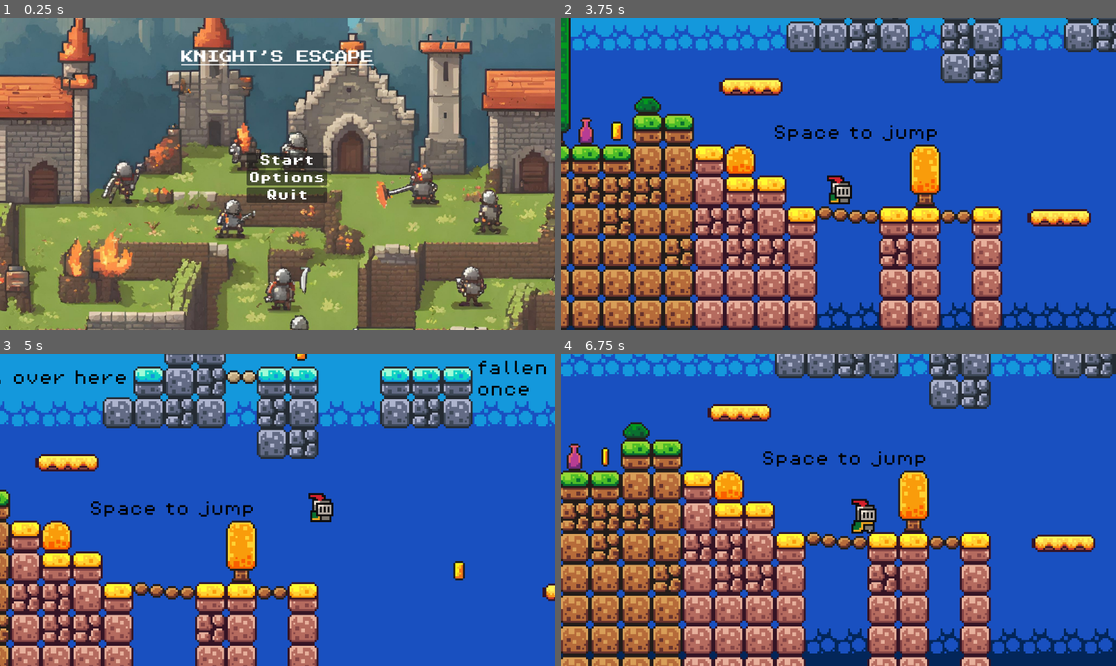
Above: before the commit, frames 1-4 (two rows, left to right).
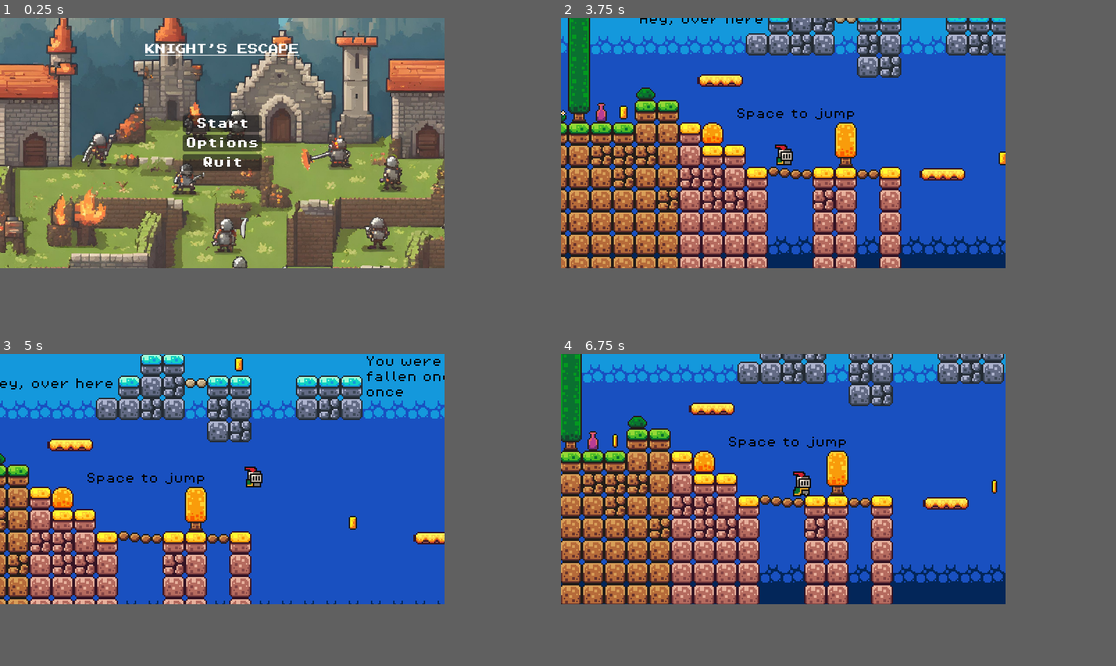
Above: after the commit, the same moments.

Repository: AriathGonzalez/Knight-Game
Game: Godot game, scene res://scenes/main_menu.tscn
Two runs of this game, one before a commit and one after it. Both use one fixed random seed, a clock stepped at 60 frames per second and the inputs below.
Inputs:
- Up to frame 1 (0.25 s): no input
- Up to frame 2 (3.75 s): click "Options" at 0.5 s; click "Volume" at 1.25 s; click "Controls" at 2 s; click "Back" at 2.75 s; click "Start" at 3.5 s
- Up to frame 3 (5 s): hold Right (move_right) from 4.28 s (still down); tap Space (jump) at 4.52 s
- Up to frame 4 (6.75 s): tap Space (jump) at 5.27 s; release Right (move_right) at 5.78 s; hold Left (move_left) 5.78-6.53 s; hold Right (move_right) from 6.53 s (still down)
In our replay, the window is 799x449 before the commit and 640x360 after it. These sizes can differ from the game's own. Grey fills any space a smaller window leaves; there, only what the larger window draws over its background counts as a difference.

The runs differ from the first frame. In frame 1, 74% of the frame differs, in the area x 0-100%, y 0-100%; in frame 2, 51%; in frame 3, 39%; in frame 4, 52%.

Commit message:
Screen Scale

Diff:
--- a/project.godot
+++ b/project.godot
@@ -18,6 +18,12 @@
 [autoload]
 
 Music="*res://scenes/music.tscn"
+
+[display]
+
+window/size/viewport_width=640
+window/size/viewport_height=360
+window/stretch/mode="viewport"
 
 [input]
 
--- a/scenes/game.tscn
+++ b/scenes/game.tscn
@@ -486,7 +486,7 @@
 
 [node name="Camera2D" type="Camera2D" parent="Player"]
 position = Vector2(0, -5)
-zoom = Vector2(4, 4)
+zoom = Vector2(2, 2)
 limit_bottom = 160
 limit_smoothed = true
 position_smoothing_enabled = true
--- a/scenes/main_menu.tscn
+++ b/scenes/main_menu.tscn
@@ -13,7 +13,7 @@
 grow_vertical = 2
 script = ExtResource("1_enhvu")
 
-[node name="TextureRect" type="TextureRect" parent="."]
+[node name="TextureRect2" type="TextureRect" parent="."]
 layout_mode = 1
 anchors_preset = 15
 anchor_right = 1.0
@@ -21,36 +21,46 @@
 grow_horizontal = 2
 grow_vertical = 2
 texture = ExtResource("3_fwch4")
+expand_mode = 3
 
 [node name="MarginContainer" type="MarginContainer" parent="."]
-layout_mode = 0
-offset_left = 512.0
-offset_top = 280.0
-offset_right = 679.0
-offset_bottom = 384.0
+layout_mode = 1
+anchors_preset = 8
+anchor_left = 0.5
+anchor_top = 0.5
+anchor_right = 0.5
+anchor_bottom = 0.5
+offset_left = -83.5
+offset_top = -52.0
+offset_right = 83.5
+offset_bottom = 52.0
+grow_horizontal = 2
+grow_vertical = 2
 
 [node name="VBoxContainer" type="VBoxContainer" parent="MarginContainer"]
 layout_mode = 2
+size_flags_horizontal = 4
+size_flags_vertical = 4
 
 [node name="Start" type="Button" parent="MarginContainer/VBoxContainer"]
 layout_mode = 2
 theme_override_colors/font_color = Color(1, 1, 1, 1)
 theme_override_fonts/font = ExtResource("1_lloik")
-theme_override_font_sizes/font_size = 24
+theme_override_font_sizes/font_size = 16
 text = "Start"
 
 [node name="Options" type="Button" parent="MarginContainer/VBoxContainer"]
 layout_mode = 2
 theme_override_colors/font_color = Color(1, 1, 1, 1)
 theme_override_fonts/font = ExtResource("1_lloik")
-theme_override_font_sizes/font_size = 24
+theme_override_font_sizes/font_size = 16
 text = "Options"
 
 [node name="Quit" type="Button" parent="MarginContainer/VBoxContainer"]
 layout_mode = 2
 theme_override_colors/font_color = Color(1, 1, 1, 1)
 theme_override_fonts/font = ExtResource("1_lloik")
-theme_override_font_sizes/font_size = 24
+theme_override_font_sizes/font_size = 16
 text = "Quit"
 
 [connection signal="pressed" from="MarginContainer/VBoxContainer/Start" to="." method="_on_start_pressed"]
--- a/scenes/options_menu.tscn
+++ b/scenes/options_menu.tscn
@@ -21,39 +21,49 @@
 grow_horizontal = 2
 grow_vertical = 2
 texture = ExtResource("2_7ed8o")
+expand_mode = 2
 
 [node name="MarginContainer" type="MarginContainer" parent="."]
-layout_mode = 0
-offset_left = 512.0
-offset_top = 280.0
-offset_right = 703.0
-offset_bottom = 384.0
+layout_mode = 1
+anchors_preset = 8
+anchor_left = 0.5
+anchor_top = 0.5
+anchor_right = 0.5
+anchor_bottom = 0.5
+offset_left = -95.5
+offset_top = -52.0
+offset_right = 95.5
+offset_bottom = 52.0
+grow_horizontal = 2
+grow_vertical = 2
 
 [node name="VBoxContainer" type="VBoxContainer" parent="MarginContainer"]
 layout_mode = 2
+size_flags_horizontal = 4
+size_flags_vertical = 4
 
 [node name="Volume" type="Button" parent="MarginContainer/VBoxContainer"]
 layout_mode = 2
 theme_override_colors/font_color = Color(1, 1, 1, 1)
 theme_override_fonts/font = ExtResource("2_cr687")
-theme_override_font_sizes/font_size = 24
+theme_override_font_sizes/font_size = 16
 text = "Volume"
 
 [node name="Controls" type="Button" parent="MarginContainer/VBoxContainer"]
 layout_mode = 2
 theme_override_colors/font_color = Color(1, 1, 1, 1)
 theme_override_fonts/font = ExtResource("2_cr687")
-theme_override_font_sizes/font_size = 24
+theme_override_font_sizes/font_size = 16
 text = "Controls"
 
 [node name="Back" type="Button" parent="MarginContainer/VBoxContainer"]
 layout_mode = 2
 theme_override_colors/font_color = Color(1, 1, 1, 1)
 theme_override_fonts/font = ExtResource("2_cr687")
-theme_override_font_sizes/font_size = 24
+theme_override_font_sizes/font_size = 16
 text = "Back"
 
 [connection signal="pressed" from="MarginContainer/VBoxContainer/Volume" to="." method="_on_start_pressed"]
 [connection signal="pressed" from="MarginContainer/VBoxContainer/Controls" to="." method="_on_options_pressed"]
+[connection signal="pressed" from="MarginContainer/VBoxContainer/Back" to="." method="_on_quit_pressed"]
 [connection signal="pressed" from="MarginContainer/VBoxContainer/Back" to="." method="_on_back_pressed"]
-[connection signal="pressed" from="MarginContainer/VBoxContainer/Back" to="." method="_on_quit_pressed"]
Not shown, changed: export_presets.cfg
